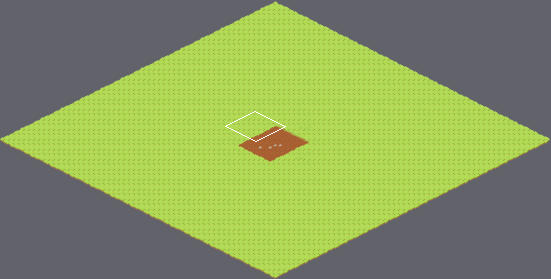
Level history. Tiled map (JSON): src/maps/woodland-camp-01.tmj. Above: a wide view before the commit, with the close-up outlined.
Close-up. First the earlier version:
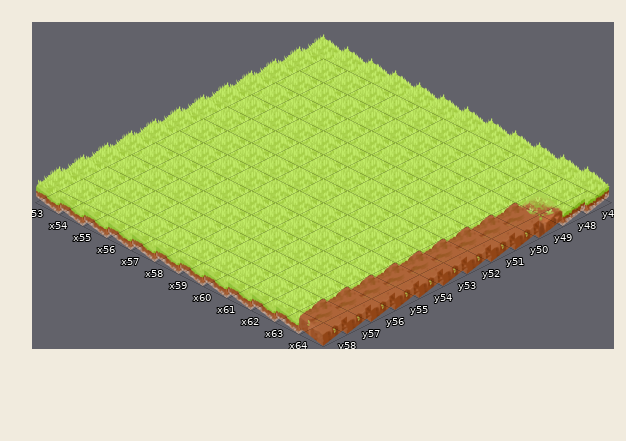
Cells are 128x64 px. Isometric: x runs down to the right, y down to the left. Shown: x 53..64, y 47..58.
After the commit:
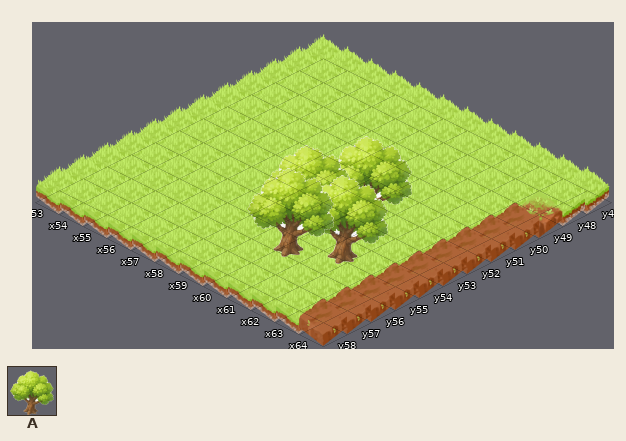
Key: from "trees": A 1.
Objects are placed by the point they stand on, in cells (3,4 is the top-left corner of cell 3,4); size is 1x1 cell unless given.
The author wrote: Restore empty free decor layer above terrain in map
Edits made:
Layer "decor" (added):
added: A at 60.9,53.2 size 2x4
added: A at 60.1,54.8 size 2x4
added: A at 62.1,55.3 size 2x4
added: A at 60.7,56.2 size 2x4
Pixel boxes of the changes (left, top, right, bottom) in both close-ups:
added: (247, 136, 412, 264)
